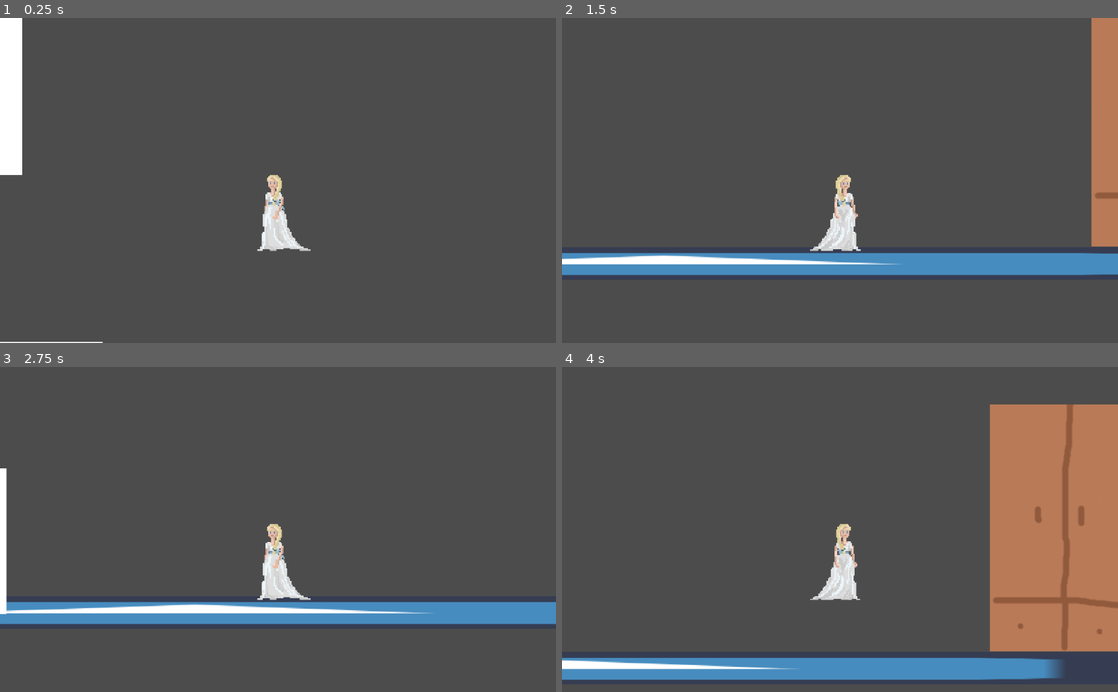
Above: before the commit, frames 1-4 (two rows, left to right).
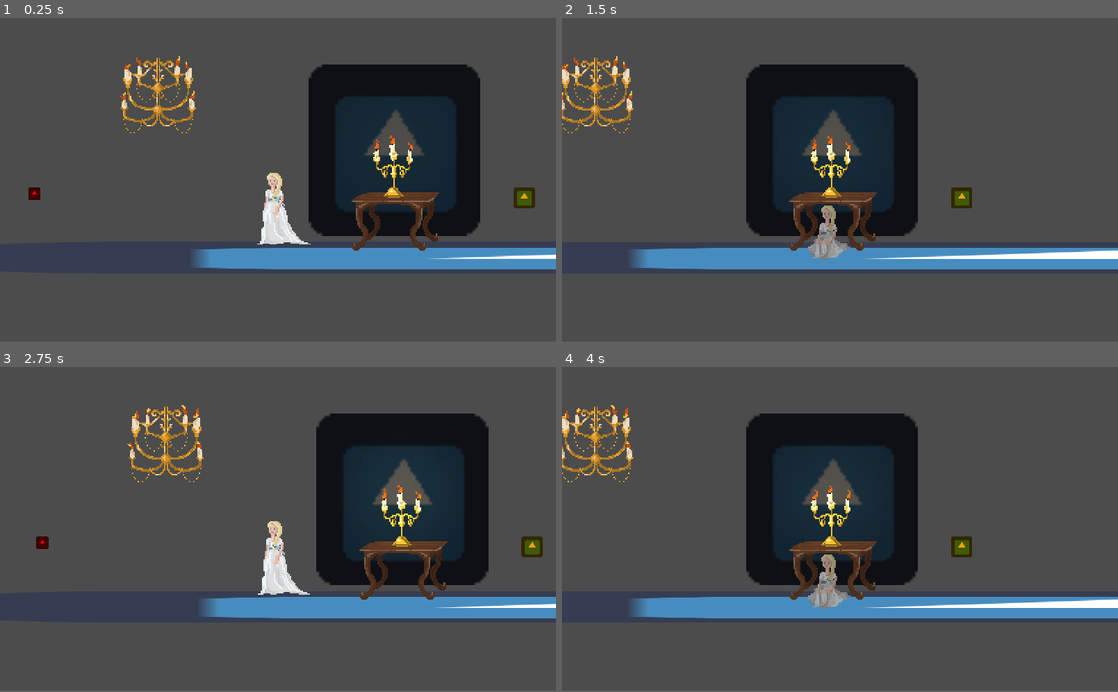
Above: after the commit, the same moments.

Repository: ReneyGG/gamedzem-2023
Game: Godot game, scene res://Scenes/Main.tscn
Two runs of this game, one before a commit and one after it. Both use one fixed random seed, a clock stepped at 60 frames per second and the inputs below. The engine's default icon, where the game draws it, is replaced by a stand-in: a white triangle on a blue panel in a dark square.
Inputs (mouse positions are in pixels of both pictures, inside the frame that each line leads up to):
- Up to frame 1 (0.25 s): no input
- Up to frame 2 (1.5 s): move the mouse to (962, 164) at 0.52 s; hold Space (interact) 0.53-1.28 s; hold Right (ui_right) from 0.53 s (still down); tap Up (ui_up) at 0.77 s; move the mouse to (728, 196) at 1.27 s; tap Space (interact) at 1.35 s
- Up to frame 3 (2.75 s): tap Up (ui_up) at 1.52 s; move the mouse to (333, 458) at 2.02 s; release Right (ui_right) at 2.03 s; hold Left (ui_left) from 2.03 s (still down); hold Shift (sprint) from 2.03 s (still down); tap Space (interact) at 2.3 s
- Up to frame 4 (4 s): move the mouse to (812, 594) at 2.77 s; release Left (ui_left) at 2.78 s; release Shift (sprint) at 2.78 s; hold Right (ui_right) from 2.78 s (still down); tap Space (interact) at 2.85 s; tap Up (ui_up) at 3.02, 3.77 s; move the mouse to (1006, 578) at 3.52 s; hold Space (interact) from 3.53 s (still down)
In our replay, the window is 800x468 before the commit and 800x466 after it. These sizes can differ from the game's own. Grey fills any space a smaller window leaves; there, only what the larger window draws over its background counts as a difference.

The runs differ from the first frame. In frame 1, 24% of the frame differs, in the area x 0-100%, y 0-100%; in frame 2, 26%; in frame 3, 24%; in frame 4, 45%, in the area x 0-100%, y 11-97%.

Commit message:
menu and candelabra

Diff:
--- /dev/null
+++ b/Scenes/Candelabra.tscn
@@ -0,0 +1,51 @@
+[gd_scene load_steps=8 format=2]
+
+[ext_resource path="res://Assets/candelabra1.png" type="Texture" id=1]
+[ext_resource path="res://Assets/candelabra2.png" type="Texture" id=2]
+[ext_resource path="res://Assets/candelabra3.png" type="Texture" id=3]
+[ext_resource path="res://Assets/light_texture_pixel.png" type="Texture" id=4]
+[ext_resource path="res://Scripts/Candelabra.gd" type="Script" id=5]
+
+[sub_resource type="SpriteFrames" id=1]
+animations = [ {
+"frames": [ ExtResource( 1 ), ExtResource( 2 ), ExtResource( 3 ) ],
+"loop": true,
+"name": "default",
+"speed": 5.0
+} ]
+
+[sub_resource type="Animation" id=2]
+resource_name = "loop"
+length = 0.6
+loop = true
+tracks/0/type = "value"
+tracks/0/path = NodePath(".:frame")
+tracks/0/interp = 1
+tracks/0/loop_wrap = true
+tracks/0/imported = false
+tracks/0/enabled = true
+tracks/0/keys = {
+"times": PoolRealArray( 0, 0.2, 0.4 ),
+"transitions": PoolRealArray( 1, 1, 1 ),
+"update": 1,
+"values": [ 0, 1, 2 ]
+}
+
+[node name="Candelabra" type="AnimatedSprite"]
+frames = SubResource( 1 )
+script = ExtResource( 5 )
+
+[node name="AnimationPlayer" type="AnimationPlayer" parent="."]
+anims/loop = SubResource( 2 )
+
+[node name="Light2D" type="Light2D" parent="."]
+position = Vector2( -2, -19 )
+scale = Vector2( 0.5, 0.5 )
+texture = ExtResource( 4 )
+color = Color( 1, 0.854902, 0.576471, 1 )
+energy = 0.7
+
+[node name="Timer" type="Timer" parent="."]
+one_shot = true
+
+[connection signal="timeout" from="Timer" to="." method="_on_Timer_timeout"]
--- a/Scenes/Chandelier.tscn
+++ b/Scenes/Chandelier.tscn
@@ -1,28 +1,69 @@
-[gd_scene load_steps=5 format=2]
+[gd_scene load_steps=8 format=2]
 
-[ext_resource path="res://Assets/chandelier.png" type="Texture" id=1]
+[ext_resource path="res://Assets/chandelier2.png" type="Texture" id=1]
 [ext_resource path="res://Scripts/Chandelier.gd" type="Script" id=2]
+[ext_resource path="res://Assets/chandelier1.png" type="Texture" id=3]
+
+[sub_resource type="SpriteFrames" id=3]
+animations = [ {
+"frames": [ ExtResource( 3 ), ExtResource( 1 ) ],
+"loop": true,
+"name": "idle",
+"speed": 5.0
+} ]
 
 [sub_resource type="RectangleShape2D" id=1]
-extents = Vector2( 112, 9 )
+extents = Vector2( 18, 2 )
 
 [sub_resource type="CircleShape2D" id=2]
-radius = 94.0053
+radius = 32.0
+
+[sub_resource type="Animation" id=4]
+resource_name = "idle"
+loop = true
+tracks/0/type = "value"
+tracks/0/path = NodePath("Sprite:animation")
+tracks/0/interp = 1
+tracks/0/loop_wrap = true
+tracks/0/imported = false
+tracks/0/enabled = true
+tracks/0/keys = {
+"times": PoolRealArray( 0 ),
+"transitions": PoolRealArray( 1 ),
+"update": 1,
+"values": [ "idle" ]
+}
+tracks/1/type = "value"
+tracks/1/path = NodePath("Sprite:frame")
+tracks/1/interp = 1
+tracks/1/loop_wrap = true
+tracks/1/imported = false
+tracks/1/enabled = true
+tracks/1/keys = {
+"times": PoolRealArray( 0, 0.5 ),
+"transitions": PoolRealArray( 1, 1 ),
+"update": 1,
+"values": [ 0, 1 ]
+}
 
 [node name="Chandelier" type="KinematicBody2D"]
 script = ExtResource( 2 )
 
-[node name="Sprite" type="Sprite" parent="."]
-texture = ExtResource( 1 )
+[node name="Sprite" type="AnimatedSprite" parent="."]
+frames = SubResource( 3 )
+animation = "idle"
 
 [node name="CollisionShape2D" type="CollisionShape2D" parent="."]
-position = Vector2( 1, 73 )
+position = Vector2( 0, 20 )
 shape = SubResource( 1 )
 
 [node name="Hurtbox" type="Area2D" parent="."]
 
 [node name="CollisionShape2D" type="CollisionShape2D" parent="Hurtbox"]
-position = Vector2( -3, 18 )
+position = Vector2( 0, 1 )
 shape = SubResource( 2 )
 
+[node name="AnimationPlayer" type="AnimationPlayer" parent="."]
+anims/idle = SubResource( 4 )
+
 [connection signal="body_entered" from="Hurtbox" to="." method="_on_Area2D_body_entered"]
--- /dev/null
+++ b/Scenes/ChandelierButton.tscn
@@ -0,0 +1,19 @@
+[gd_scene load_steps=4 format=2]
+
+[ext_resource path="res://icon.png" type="Texture" id=1]
+[ext_resource path="res://Scripts/ChandelierButton.gd" type="Script" id=2]
+
+[sub_resource type="RectangleShape2D" id=1]
+extents = Vector2( 3, 3 )
+
+[node name="ChandelierButton" type="Area2D"]
+scale = Vector2( 1.56, 1.56 )
+script = ExtResource( 2 )
+
+[node name="Sprite" type="Sprite" parent="."]
+self_modulate = Color( 1, 0, 0, 1 )
+scale = Vector2( 0.09375, 0.09375 )
+texture = ExtResource( 1 )
+
+[node name="CollisionShape2D" type="CollisionShape2D" parent="."]
+shape = SubResource( 1 )
--- a/Scenes/Main.tscn
+++ b/Scenes/Main.tscn
@@ -1,15 +1,24 @@
-[gd_scene load_steps=7 format=2]
+[gd_scene load_steps=10 format=2]
 
 [ext_resource path="res://icon.png" type="Texture" id=1]
 [ext_resource path="res://Scenes/Player.tscn" type="PackedScene" id=2]
 [ext_resource path="res://Scenes/Chandelier.tscn" type="PackedScene" id=3]
 [ext_resource path="res://Scenes/Wardrobe.tscn" type="PackedScene" id=4]
 [ext_resource path="res://Scenes/Table.tscn" type="PackedScene" id=5]
+[ext_resource path="res://Scenes/ChandelierButton.tscn" type="PackedScene" id=6]
+[ext_resource path="res://Scenes/Note.tscn" type="PackedScene" id=7]
+[ext_resource path="res://Scenes/Candelabra.tscn" type="PackedScene" id=8]
 
 [sub_resource type="RectangleShape2D" id=1]
 extents = Vector2( 84.5, 11.5 )
 
 [node name="Main" type="Node2D"]
+
+[node name="Icon" type="Sprite" parent="."]
+self_modulate = Color( 0.254902, 0.254902, 0.254902, 1 )
+position = Vector2( -218, 167 )
+scale = Vector2( 2.03125, 2.03125 )
+texture = ExtResource( 1 )
 
 [node name="StaticBody2D" type="StaticBody2D" parent="."]
 position = Vector2( 6, 227 )
@@ -25,13 +34,22 @@
 shape = SubResource( 1 )
 
 [node name="Chandelier" parent="." instance=ExtResource( 3 )]
-position = Vector2( -312, -65 )
+position = Vector2( -396, 124 )
 
 [node name="Wardrobe" parent="." instance=ExtResource( 4 )]
-position = Vector2( 368, 145 )
+position = Vector2( 378, 184 )
 
 [node name="Table" parent="." instance=ExtResource( 5 )]
-position = Vector2( -212, 196 )
+position = Vector2( -212, 229 )
+
+[node name="ChandelierButton" parent="." instance=ExtResource( 6 )]
+position = Vector2( -490, 200 )
+
+[node name="Candelabra" parent="." instance=ExtResource( 8 )]
+position = Vector2( -217, 181 )
+
+[node name="Note" parent="." instance=ExtResource( 7 )]
+position = Vector2( -120, 203 )
 
 [node name="Player" parent="." instance=ExtResource( 2 )]
-position = Vector2( -11, -25 )
+position = Vector2( -306, 182 )
--- /dev/null
+++ b/Scenes/Menu.tscn
@@ -0,0 +1,170 @@
+[gd_scene load_steps=18 format=2]
+
+[ext_resource path="res://Assets/Menu/1.png" type="Texture" id=1]
+[ext_resource path="res://Assets/Menu/2.png" type="Texture" id=2]
+[ext_resource path="res://Assets/Menu/Layer_1.png" type="Texture" id=3]
+[ext_resource path="res://Assets/Menu/3.png" type="Texture" id=4]
+[ext_resource path="res://Assets/Menu/3-1.png" type="Texture" id=5]
+[ext_resource path="res://Assets/Menu/7.png" type="Texture" id=6]
+[ext_resource path="res://Assets/Menu/l1_sprite_1.png" type="Texture" id=7]
+[ext_resource path="res://Assets/Menu/6.png" type="Texture" id=8]
+[ext_resource path="res://Assets/Menu/4.png" type="Texture" id=9]
+[ext_resource path="res://Assets/Menu/okladka_2.png" type="Texture" id=10]
+[ext_resource path="res://Assets/Menu/5.png" type="Texture" id=11]
+[ext_resource path="res://Scripts/Menu.gd" type="Script" id=12]
+[ext_resource path="res://Assets/Menu/okladka_2-1.png" type="Texture" id=13]
+[ext_resource path="res://font.tres" type="Theme" id=14]
+[ext_resource path="res://Assets/wood.png" type="Texture" id=15]
+
+[sub_resource type="SpriteFrames" id=1]
+animations = [ {
+"frames": [ ExtResource( 1 ), ExtResource( 2 ), ExtResource( 5 ), ExtResource( 4 ), ExtResource( 9 ), ExtResource( 11 ), ExtResource( 8 ), ExtResource( 6 ), ExtResource( 10 ) ],
+"loop": true,
+"name": "default",
+"speed": 5.0
+} ]
+
+[sub_resource type="Animation" id=2]
+resource_name = "open"
+length = 0.4
+step = 0.05
+tracks/0/type = "value"
+tracks/0/path = NodePath("AnimatedSprite:frame")
+tracks/0/interp = 1
+tracks/0/loop_wrap = true
+tracks/0/imported = false
+tracks/0/enabled = true
+tracks/0/keys = {
+"times": PoolRealArray( 0, 0.05, 0.1, 0.15, 0.2, 0.25, 0.3, 0.35, 0.4 ),
+"transitions": PoolRealArray( 1, 1, 1, 1, 1, 1, 1, 1, 1 ),
+"update": 1,
+"values": [ 0, 1, 2, 3, 4, 5, 6, 7, 8 ]
+}
+tracks/1/type = "value"
+tracks/1/path = NodePath("AnimatedSprite:position")
+tracks/1/interp = 1
+tracks/1/loop_wrap = true
+tracks/1/imported = false
+tracks/1/enabled = true
+tracks/1/keys = {
+"times": PoolRealArray( 0, 0.05, 0.1, 0.15, 0.2, 0.25, 0.3, 0.35, 0.4 ),
+"transitions": PoolRealArray( 1, 1, 1, 1, 1, 1, 1, 1, 1 ),
+"update": 1,
+"values": [ Vector2( 222, 128 ), Vector2( 214, 120 ), Vector2( 204, 120 ), Vector2( 183, 120 ), Vector2( 161, 122 ), Vector2( 140, 112 ), Vector2( 122, 112 ), Vector2( 92, 112 ), Vector2( 81, 122 ) ]
+}
+
+[node name="Menu" type="Control"]
+anchor_right = 1.0
+anchor_bottom = 1.0
+script = ExtResource( 12 )
+
+[node name="TextureRect" type="TextureRect" parent="."]
+self_modulate = Color( 0.729412, 0.729412, 0.729412, 1 )
+anchor_right = 1.0
+anchor_bottom = 1.0
+texture = ExtResource( 15 )
+expand = true
+
+[node name="Sprite" type="Sprite" parent="."]
+position = Vector2( 218, 200 )
+texture = ExtResource( 7 )
+
+[node name="Okladka2-1" type="Sprite" parent="."]
+position = Vector2( 220, 117 )
+texture = ExtResource( 13 )
+
+[node name="Title" type="Label" parent="Okladka2-1"]
+self_modulate = Color( 0.313726, 0, 0, 1 )
+anchor_right = 1.0
+margin_left = -84.0
+margin_top = -75.0
+margin_right = -84.0
+margin_bottom = -57.0
+rect_scale = Vector2( 1.3, 1.3 )
+theme = ExtResource( 14 )
+text = "Usse Noir"
+align = 1
+valign = 1
+
+[node name="Start" type="Label" parent="Okladka2-1"]
+self_modulate = Color( 0.741176, 0.313726, 0.313726, 1 )
+anchor_left = 0.5
+anchor_top = 0.5
+anchor_right = 0.5
+anchor_bottom = 0.5
+margin_left = -111.0
+margin_top = -103.5
+margin_right = -16.0
+margin_bottom = -88.5
+theme = ExtResource( 14 )
+text = "Nowa Opowiesc"
+align = 1
+valign = 1
+
+[node name="StartButton" type="TextureButton" parent="Okladka2-1/Start"]
+anchor_right = 1.0
+anchor_bottom = 1.0
+
+[node name="Credits" type="Label" parent="Okladka2-1"]
+self_modulate = Color( 0.313726, 0, 0, 1 )
+anchor_left = 0.5
+anchor_top = 0.5
+anchor_right = 0.5
+anchor_bottom = 0.5
+margin_left = -111.0
+margin_top = -85.5
+margin_right = -16.0
+margin_bottom = -70.5
+theme = ExtResource( 14 )
+text = "Credits"
+align = 1
+valign = 1
+
+[node name="CreditsButton" type="TextureButton" parent="Okladka2-1/Credits"]
+anchor_right = 1.0
+anchor_bottom = 1.0
+
+[node name="Koniec" type="Label" parent="Okladka2-1"]
+self_modulate = Color( 0.313726, 0, 0, 1 )
+anchor_left = 0.5
+anchor_top = 0.5
+anchor_right = 0.5
+anchor_bottom = 0.5
+margin_left = -111.0
+margin_top = -67.5
+margin_right = -16.0
+margin_bottom = -52.5
+theme = ExtResource( 14 )
+text = "Koniec"
+align = 1
+valign = 1
+
+[node name="KoniecButton" type="TextureButton" parent="Okladka2-1/Koniec"]
+anchor_right = 1.0
+anchor_bottom = 1.0
+
+[node name="AnimatedSprite" type="AnimatedSprite" parent="."]
+position = Vector2( 222, 128 )
+frames = SubResource( 1 )
+
+[node name="Sprite2" type="Sprite" parent="."]
+position = Vector2( 220, 207 )
+scale = Vector2( 0.993056, 1 )
+texture = ExtResource( 3 )
+
+[node name="AnimationPlayer" type="AnimationPlayer" parent="."]
+anims/open = SubResource( 2 )
+
+[node name="Book" type="TextureButton" parent="."]
+margin_left = 146.0
+margin_top = 34.0
+margin_right = 296.0
+margin_bottom = 222.0
+
+[connection signal="mouse_entered" from="Okladka2-1/Start/StartButton" to="." method="_on_StartButton_mouse_entered"]
+[connection signal="mouse_exited" from="Okladka2-1/Start/StartButton" to="." method="_on_StartButton_mouse_exited"]
+[connection signal="mouse_entered" from="Okladka2-1/Credits/CreditsButton" to="." method="_on_CreditsButton_mouse_entered"]
+[connection signal="mouse_exited" from="Okladka2-1/Credits/CreditsButton" to="." method="_on_CreditsButton_mouse_exited"]
+[connection signal="mouse_entered" from="Okladka2-1/Koniec/KoniecButton" to="." method="_on_KoniecButton_mouse_entered"]
+[connection signal="mouse_exited" from="Okladka2-1/Koniec/KoniecButton" to="." method="_on_KoniecButton_mouse_exited"]
+[connection signal="pressed" from="Book" to="." method="_on_Book_pressed"]
--- /dev/null
+++ b/Scenes/Note.tscn
@@ -0,0 +1,17 @@
+[gd_scene load_steps=4 format=2]
+
+[ext_resource path="res://icon.png" type="Texture" id=1]
+[ext_resource path="res://Scripts/Note.gd" type="Script" id=2]
+
+[sub_resource type="RectangleShape2D" id=1]
+
+[node name="Note" type="Area2D" groups=["note"]]
+script = ExtResource( 2 )
+
+[node name="Sprite" type="Sprite" parent="."]
+self_modulate = Color( 0.921569, 0.643137, 0.0313726, 1 )
+scale = Vector2( 0.25, 0.25 )
+texture = ExtResource( 1 )
+
+[node name="CollisionShape2D" type="CollisionShape2D" parent="."]
+shape = SubResource( 1 )
--- a/Scenes/Player.tscn
+++ b/Scenes/Player.tscn
@@ -25,10 +25,10 @@
 } ]
 
 [sub_resource type="RectangleShape2D" id=1]
-extents = Vector2( 13.5, 29.5 )
+extents = Vector2( 13.5, 28.5 )
 
 [sub_resource type="CircleShape2D" id=2]
-radius = 38.0132
+radius = 26.0
 
 [sub_resource type="Animation" id=4]
 resource_name = "crouch"
@@ -121,10 +121,11 @@
 [node name="Sprite" type="AnimatedSprite" parent="."]
 position = Vector2( 0, 2 )
 frames = SubResource( 3 )
-animation = "crouch"
+animation = "idle"
+frame = 1
 
 [node name="CollisionShape2D" type="CollisionShape2D" parent="."]
-position = Vector2( -1.5, -2.5 )
+position = Vector2( -1.5, -3.5 )
 shape = SubResource( 1 )
 
 [node name="Timer" type="Timer" parent="."]
@@ -132,11 +133,40 @@
 [node name="Camera2D" type="Camera2D" parent="."]
 position = Vector2( 0, -22 )
 current = true
-zoom = Vector2( 0.4, 0.4 )
+
+[node name="Control" type="Control" parent="Camera2D"]
+margin_left = -208.0
+margin_top = -121.0
+margin_right = 208.0
+margin_bottom = 121.0
+
+[node name="Note" type="ColorRect" parent="Camera2D/Control"]
+anchor_left = 0.5
+anchor_top = 1.0
+anchor_right = 0.5
+anchor_bottom = 1.0
+margin_left = -128.0
+margin_top = -137.0
+margin_right = 128.0
+margin_bottom = -4.0
+mouse_filter = 2
+color = Color( 0.831373, 0.764706, 0.588235, 1 )
+
+[node name="Label" type="Label" parent="Camera2D/Control/Note"]
+self_modulate = Color( 0, 0, 0, 1 )
+anchor_right = 1.0
+anchor_bottom = 1.0
+margin_left = 8.0
+margin_top = 8.0
+margin_right = -8.0
+margin_bottom = -3.0
+text = "Lorem ipsum dolor sit amet"
+align = 1
 
 [node name="Interact" type="Area2D" parent="."]
 
 [node name="CollisionShape2D" type="CollisionShape2D" parent="Interact"]
+position = Vector2( -2, -2 )
 shape = SubResource( 2 )
 
 [node name="AnimationPlayer" type="AnimationPlayer" parent="."]
--- a/Scenes/Table.tscn
+++ b/Scenes/Table.tscn
@@ -5,20 +5,19 @@
 [ext_resource path="res://Assets/Player/crouch1.png" type="Texture" id=3]
 
 [sub_resource type="RectangleShape2D" id=1]
-extents = Vector2( 133.333, 72.9166 )
+extents = Vector2( 33, 22 )
 
 [node name="Table" type="Area2D" groups=["hide"]]
 script = ExtResource( 2 )
 
 [node name="Sprite" type="Sprite" parent="."]
-scale = Vector2( 0.4, 0.4 )
 texture = ExtResource( 1 )
 
 [node name="CollisionShape2D" type="CollisionShape2D" parent="."]
-position = Vector2( 4.16668, 0 )
-scale = Vector2( 0.4, 0.4 )
+position = Vector2( -6, -8 )
 shape = SubResource( 1 )
 
 [node name="Crouch1" type="Sprite" parent="."]
-position = Vector2( 4, 4 )
+self_modulate = Color( 0.690196, 0.690196, 0.690196, 1 )
+position = Vector2( -6, -11 )
 texture = ExtResource( 3 )
--- a/Scenes/Wardrobe.tscn
+++ b/Scenes/Wardrobe.tscn
@@ -1,18 +1,46 @@
-[gd_scene load_steps=4 format=2]
+[gd_scene load_steps=7 format=2]
 
 [ext_resource path="res://Assets/wardrobe.png" type="Texture" id=1]
 [ext_resource path="res://Scripts/Wardrobe.gd" type="Script" id=2]
+[ext_resource path="res://Assets/wardrobe1.png" type="Texture" id=3]
+
+[sub_resource type="SpriteFrames" id=2]
+animations = [ {
+"frames": [ ExtResource( 3 ), ExtResource( 1 ) ],
+"loop": true,
+"name": "default",
+"speed": 5.0
+} ]
 
 [sub_resource type="RectangleShape2D" id=1]
 extents = Vector2( 99.1072, 168.5 )
 
+[sub_resource type="Animation" id=3]
+resource_name = "activate"
+length = 0.2
+tracks/0/type = "value"
+tracks/0/path = NodePath("Sprite:frame")
+tracks/0/interp = 1
+tracks/0/loop_wrap = true
+tracks/0/imported = false
+tracks/0/enabled = true
+tracks/0/keys = {
+"times": PoolRealArray( 0, 0.2 ),
+"transitions": PoolRealArray( 1, 1 ),
+"update": 1,
+"values": [ 1, 0 ]
+}
+
 [node name="Wardrobe" type="Area2D" groups=["hide"]]
-scale = Vector2( 0.56, 0.56 )
+scale = Vector2( 0.319649, 0.319649 )
 script = ExtResource( 2 )
 
-[node name="Sprite" type="Sprite" parent="."]
-texture = ExtResource( 1 )
+[node name="Sprite" type="AnimatedSprite" parent="."]
+frames = SubResource( 2 )
 
 [node name="CollisionShape2D" type="CollisionShape2D" parent="."]
 position = Vector2( 0.892859, -1.5 )
 shape = SubResource( 1 )
+
+[node name="AnimationPlayer" type="AnimationPlayer" parent="."]
+anims/activate = SubResource( 3 )
--- /dev/null
+++ b/Scripts/Candelabra.gd
@@ -0,0 +1,33 @@
+extends AnimatedSprite
+
+var light
+var over
+
+func _ready():
+	over = false
+	light = 0.5
+	get_node("AnimationPlayer").play("loop")
+	get_node("Timer").start(0.1)
+
+#func _physics_process(_delta):
+#	randomize()
+#	light = rand_range(0.5,0.8)
+#	get_node("Light2D").energy = light
+#
+#	if over:
+#		light -= 0.015
+#	else:
+#		light += 0.015
+#
+#	if light <= 0.5:
+#		over = false
+#	elif light >= 0.8:
+#		over = true
+#
+#	get_node("Light2D").energy = light
+
+func _on_Timer_timeout():
+	randomize()
+	light = rand_range(0.5,0.7)
+	get_node("Light2D").energy = light
+	get_node("Timer").start(rand_range(0.01,0.1))
--- a/Scripts/Chandelier.gd
+++ b/Scripts/Chandelier.gd
@@ -4,6 +4,11 @@
 var motion = Vector2()
 var gravity = 35
 #later add better acceleration
+
+onready var animation = get_node("AnimationPlayer")
+
+func _ready():
+	animation.play("idle")
 
 func activate():
 	active = true
@@ -14,7 +19,6 @@
 		motion.x = 0
 		motion = move_and_slide(motion,Vector2(0,-1))
 	if is_on_floor():
-		#change state
 		pass
 
 func _on_Area2D_body_entered(body):
--- /dev/null
+++ b/Scripts/ChandelierButton.gd
@@ -0,0 +1,5 @@
+extends Area2D
+
+func activate():
+	get_parent().get_node("Chandelier").activate()
+	self.monitorable = false
--- /dev/null
+++ b/Scripts/Menu.gd
@@ -0,0 +1,29 @@
+extends Control
+
+onready var animation = get_node("AnimationPlayer")
+
+func _ready():
+	get_node("AnimatedSprite").frame = 0
+	get_node("AnimatedSprite").position = Vector2(222,128)
+
+func _on_Book_pressed():
+	animation.play("open")
+	get_node("Book").queue_free()
+
+func _on_StartButton_mouse_entered():
+	get_node("Okladka2-1/Start").self_modulate = Color("bd5050")
+
+func _on_CreditsButton_mouse_entered():
+	get_node("Okladka2-1/Credits").self_modulate = Color("bd5050")
+
+func _on_KoniecButton_mouse_entered():
+	get_node("Okladka2-1/Koniec").self_modulate = Color("bd5050")
+
+func _on_StartButton_mouse_exited():
+	get_node("Okladka2-1/Start").self_modulate = Color("500000")
+
+func _on_CreditsButton_mouse_exited():
+	get_node("Okladka2-1/Credits").self_modulate = Color("500000")
+
+func _on_KoniecButton_mouse_exited():
+	get_node("Okladka2-1/Koniec").self_modulate = Color("500000")
--- /dev/null
+++ b/Scripts/Note.gd
@@ -0,0 +1,7 @@
+extends Area2D
+
+export var content = "Lorem ipsum dolor sit amet"
+
+func activate():
+	get_parent().get_node("Player").note(content)
+	#queue_free()
--- a/Scripts/Wardrobe.gd
+++ b/Scripts/Wardrobe.gd
@@ -2,4 +2,4 @@
 
 func activate():
 	print("hiding animation (wardrobe)")
-	pass
+	get_node("AnimationPlayer").play("activate")
--- a/Scripts/player_2D_movement_platformer.gd
+++ b/Scripts/player_2D_movement_platformer.gd
@@ -11,6 +11,7 @@
 onready var sprite = get_node("Sprite")
 onready var timer = get_node("Timer")
 onready var animation = get_node("AnimationPlayer")
+onready var note = get_node("Camera2D/Control/Note")
 #onready var state_machine = get_node("AnimationTree").get("parameters/playback")
 
 var action
@@ -20,32 +21,35 @@
 var air = false
 
 func _ready():
+	note.hide()
 	animation.play("idle")
 	action = null
 	timer.wait_time = 0.1
 	timer.one_shot = true
 
+func note(a):
+	note.get_node("Label").text = a
+	note.show()
+
 func _unhandled_input(event):
-#	if event.is_action_pressed("interact"):
-#		if action != null and self.visible:
-#			action.activate()
-#			if action.is_in_group("hide"):
-#				self.hide()
-#		elif self.visible == false:
-#			show()
-
 	if event.is_action_pressed("interact"):
-		if action != null:
+		if note.visible:
+			note.hide()
+		elif action != null:
 			action.activate()
 			if action.is_in_group("hide"):
 				self.visible = !self.visible
 				hSpeed = 0
 				global_position.x = action.global_position.x
+			elif action.is_in_group("note"):
+				pass
+			else:
+				action = null
 
 func movement(var delta):
 	if Input.is_action_pressed("ui_down"):
 		animation.play("crouch")
-		sprite.scale = Vector2(1.1, 0.9)
+		sprite.scale = Vector2(1.05, 0.95)
 		hSpeed -= min(abs(hSpeed), friction * delta) * sign(hSpeed)
 	elif Input.is_action_pressed("ui_right"):
 		animation.play("walk")
@@ -86,6 +90,8 @@
 func _physics_process(delta):
 	if visible == false:
 		return
+	if note.visible:
+		return
 
 	motion.y += gravity
 
@@ -112,10 +118,8 @@
 	sprite.scale.y = lerp(sprite.scale.y, 1, 0.2)
 
 func _on_Interact_area_entered(area):
-	if is_on_floor():
-		if area.name != "Hurtbox":
+	if area.has_method("activate"):
 			action = area
-			print(action)
 
-func _on_Interact_area_exited(area):
+func _on_Interact_area_exited(_area):
 	action = null
--- /dev/null
+++ b/font.tres
@@ -0,0 +1,10 @@
+[gd_resource type="Theme" load_steps=3 format=2]
+
+[ext_resource path="res://rainyhearts.ttf" type="DynamicFontData" id=1]
+
+[sub_resource type="DynamicFont" id=1]
+font_data = ExtResource( 1 )
+
+[resource]
+default_font = SubResource( 1 )
+/fonts/font = SubResource( 1 )
--- a/project.godot
+++ b/project.godot
@@ -13,6 +13,15 @@
 config/name="Bajka"
 run/main_scene="res://Scenes/Main.tscn"
 config/icon="res://icon.png"
+
+[display]
+
+window/size/width=420
+window/size/height=245
+window/size/test_width=1024
+window/size/test_height=600
+window/stretch/mode="2d"
+window/stretch/aspect="keep"
 
 [gui]
 
Binary file added: Assets/Menu/1.png
Not shown, added: Assets/Menu/1.png.import
Binary file added: Assets/Menu/2.png
Not shown, added: Assets/Menu/2.png.import
Binary file added: Assets/Menu/3-1.png
Not shown, added: Assets/Menu/3-1.png.import
Binary file added: Assets/Menu/3.png
Not shown, added: Assets/Menu/3.png.import
Binary file added: Assets/Menu/4.png
Not shown, added: Assets/Menu/4.png.import
Binary file added: Assets/Menu/5.png
Not shown, added: Assets/Menu/5.png.import
(and 45 more such lines)
